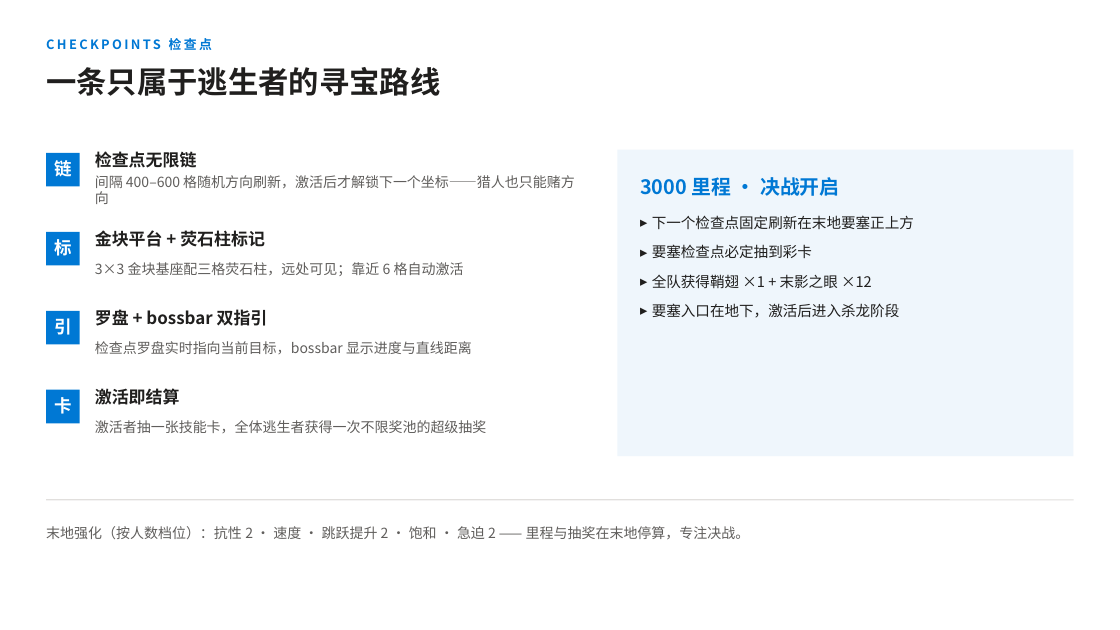
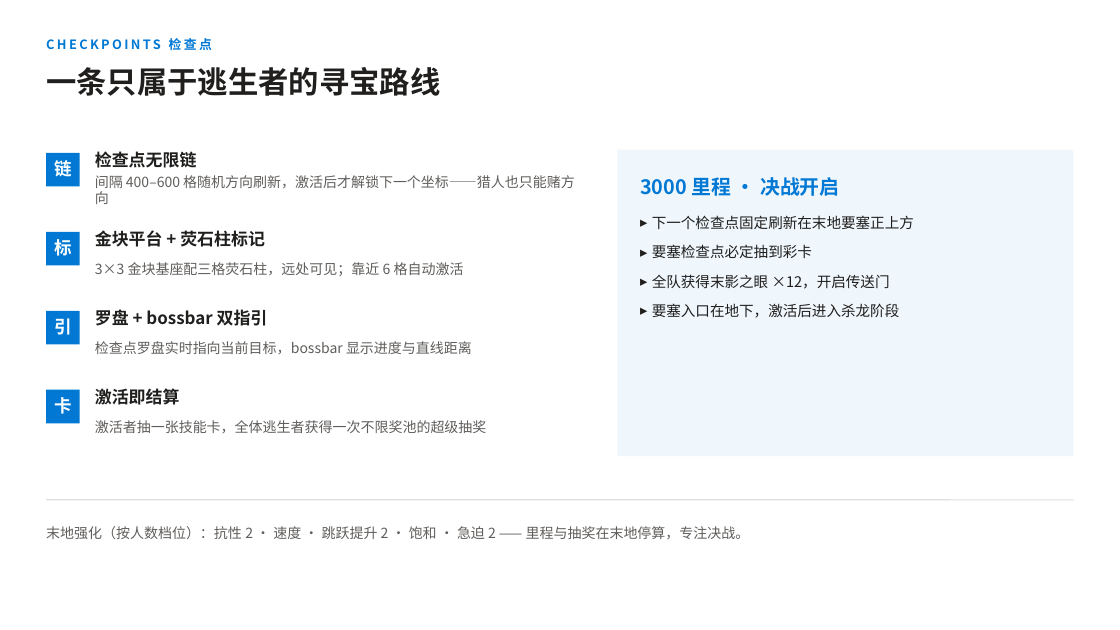
Before and after one commit to TakaraMiyuki/Manhunt, a slide deck: slide 6 of docs/Manhunt模组宣传.pptx. Drawn at 1120x630 pixels with LibreOffice and Linux fonts; fonts in the diff are those of the drawing. Boxes give left, top, right and bottom in pixels: in the first picture for what was removed or moved away, otherwise in the second. Text is boxed around its words. In the diff, an @@ line names an element or a change of style, - is before the commit and + after.

Commit message:
要塞检查点仅发放末影之眼 ×12（鞘翅移至抽奖池低概率获取）；同步文档与宣传 PPT

```diff
--- a/docs/Manhunt模组宣传.pptx
+++ b/docs/Manhunt模组宣传.pptx
@@ text at box(652, 274, 890, 289): text changed @@
-▸ 全队获得鞘翅 ×1 + 末影之眼 ×12
+▸ 全队获得末影之眼 ×12，开启传送门
```
Also in this commit, not shown: 1 other slide changed, 3 other files.
